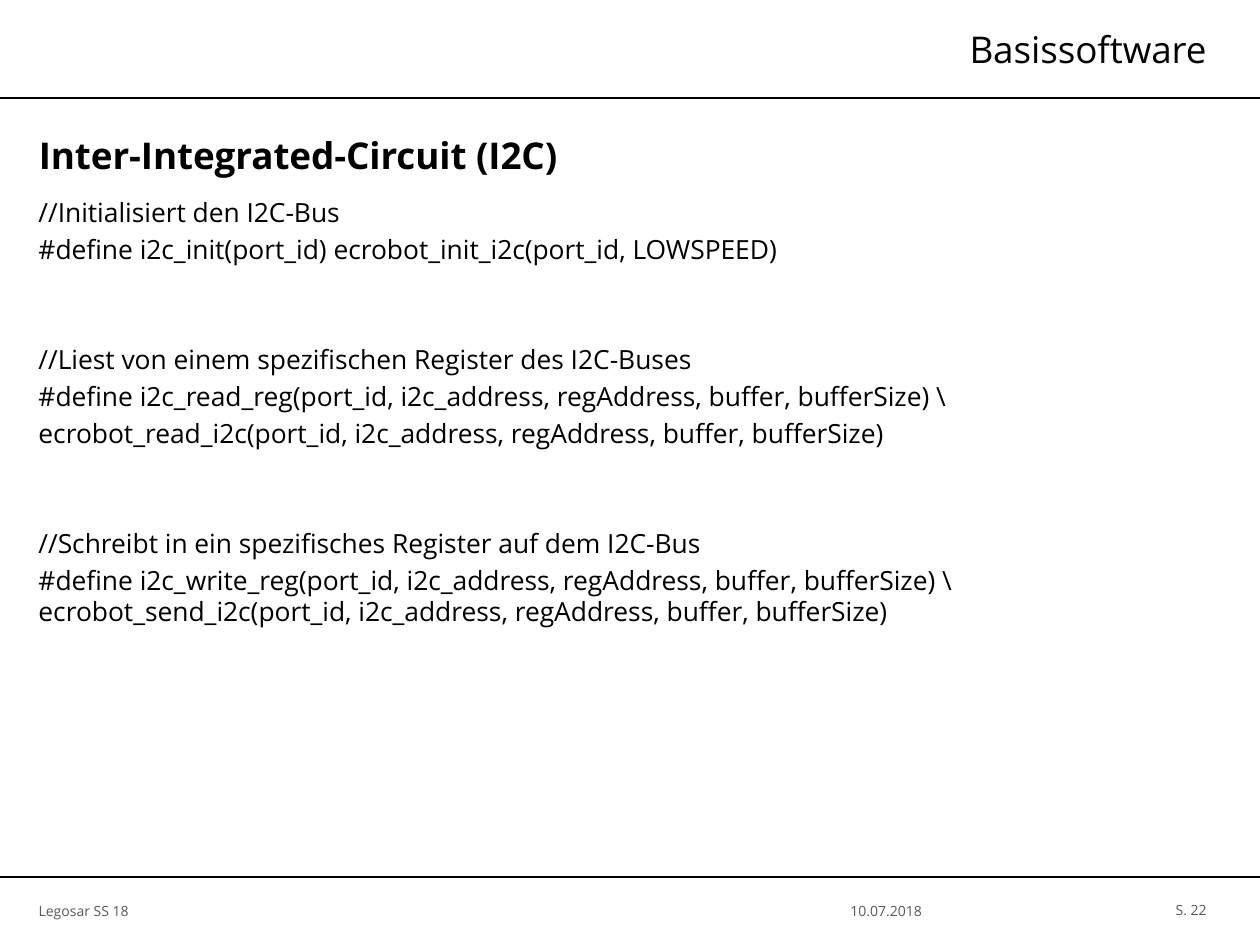
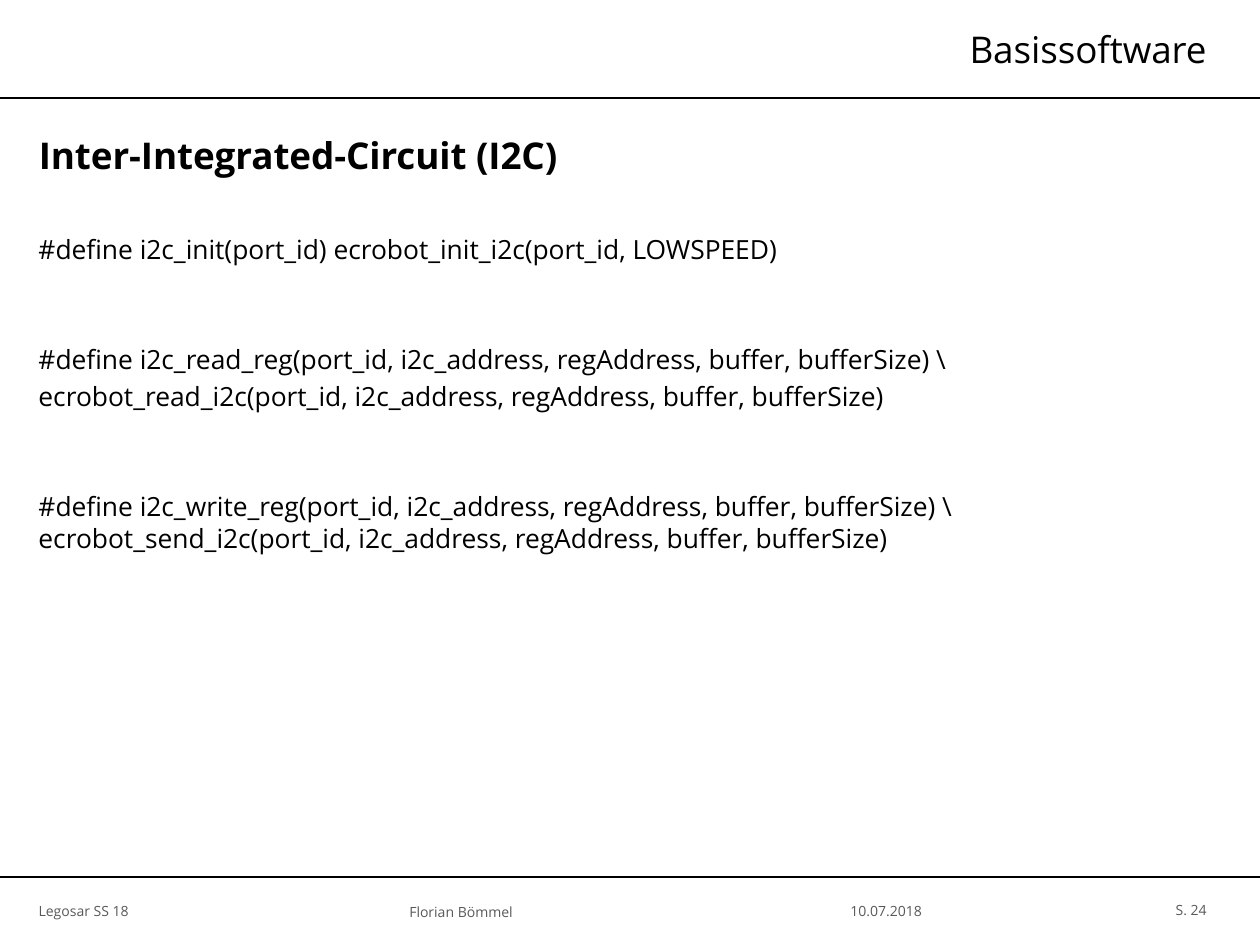
Before and after one commit to SimH1993/OTHR_AUTOSARSS18, a slide deck: slide 24 of Präsentation/Legosar_Master.pptx (slide 22 before the commit). Drawn at 1260x945 pixels with LibreOffice and Linux fonts; fonts in the diff are those of the drawing; background and template pictures are left out. Boxes give left, top, right and bottom in pixels: in the first picture for what was removed or moved away, otherwise in the second. Text is boxed around its words. In the diff, an @@ line names an element or a change of style, - is before the commit and + after.

```diff
--- a/Präsentation/Legosar_Master.pptx
+++ b/Präsentation/Legosar_Master.pptx
@@ text at [38, 202, 340, 223]: paragraph removed @@
-//Initialisiert den I2C-Bus
@@ text at [38, 348, 692, 376]: paragraph removed @@
-//Liest von einem spezifischen Register des I2C-Buses
@@ text at [38, 532, 700, 560]: paragraph removed @@
-//Schreibt in ein spezifisches Register auf dem I2C-Bus
@@ text added at [409, 906, 513, 917], 6 pt, text #595959 @@
+Florian Bömmel
@@ page number at [1176, 905, 1207, 915]: text changed @@
-S. 22
+S. 24
```
Also in this commit, not shown: 27 other slides changed, 7 slides added.
